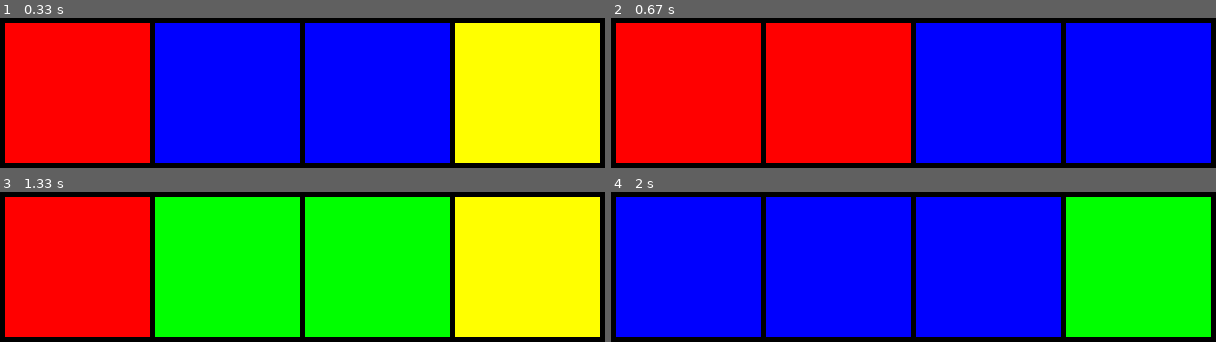
Above: before the commit, frames 1-4 (two rows, left to right).
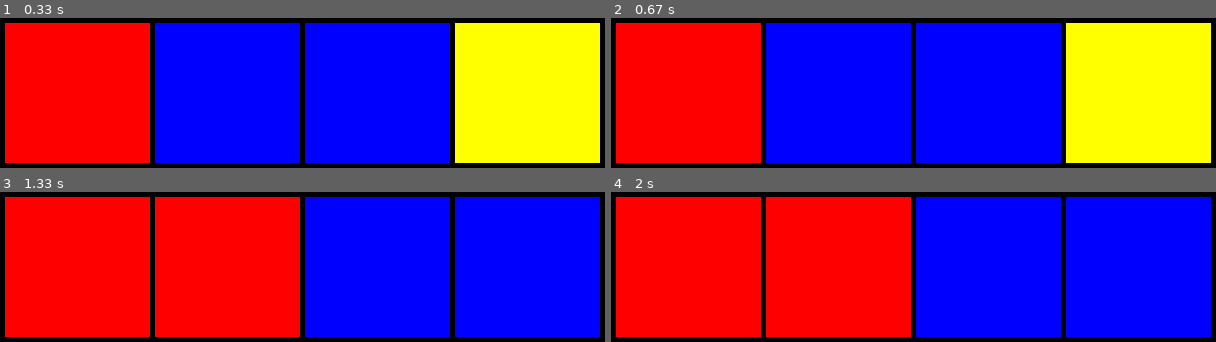
Above: after the commit, the same moments.

Repository: jduffey/watchgirl
Game: pygame game, started from pygametest.py
Same seed, same stepped clock (60 frames per second), same inputs: the game is played once before the commit and once after it.
Inputs:
- Up to frame 1 (0.33 s): no input
- Up to frame 2 (0.67 s): no input
- Up to frame 3 (1.33 s): no input
- Up to frame 4 (2 s): no input

Frame 1 is identical in both runs. In frame 2, 45% of the frame differs, in the area x 25-100%, y 3-97%; in frame 3, 67%; in frame 4, 67%.

Commit message:
Refactor; extract period constant

Diff:
--- a/pygametest.py
+++ b/pygametest.py
@@ -15,6 +15,7 @@
 BORDER_THICKNESS = 5
 NUMBER_OF_SQUARES = 4
 SQUARE_WIDTH = 150
+PERIOD = 1
 
 APP_X_SIZE = NUMBER_OF_SQUARES * SQUARE_WIDTH
 APP_Y_SIZE = SQUARE_WIDTH
@@ -79,7 +80,7 @@
     drawSquareBorders()
 
     pygame.display.flip()
-    time.sleep(.5)
+    time.sleep(PERIOD)
 
     print(time.time())
     # squareThatIsTheSizeOfTheScreen.fill((255, 255, 255))
